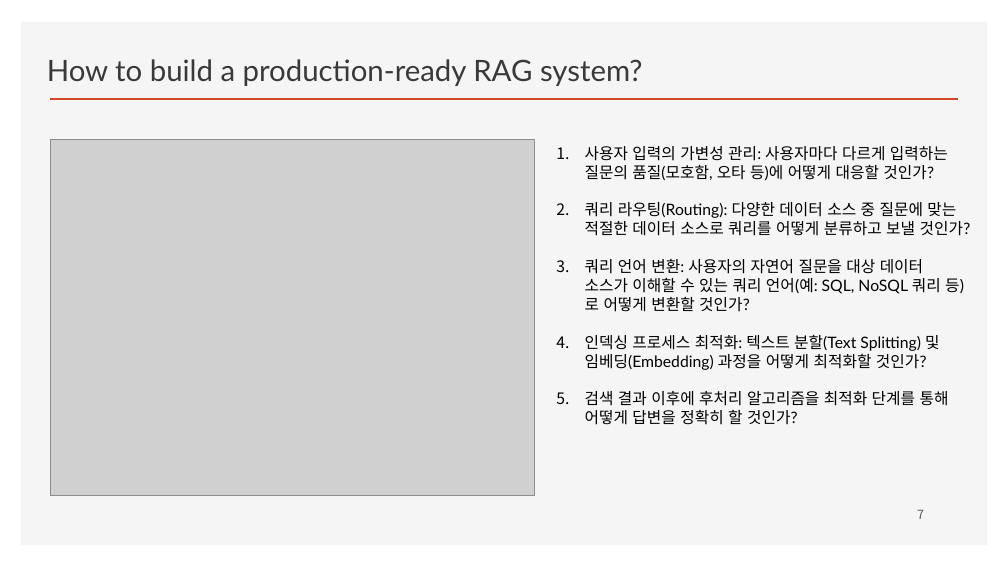
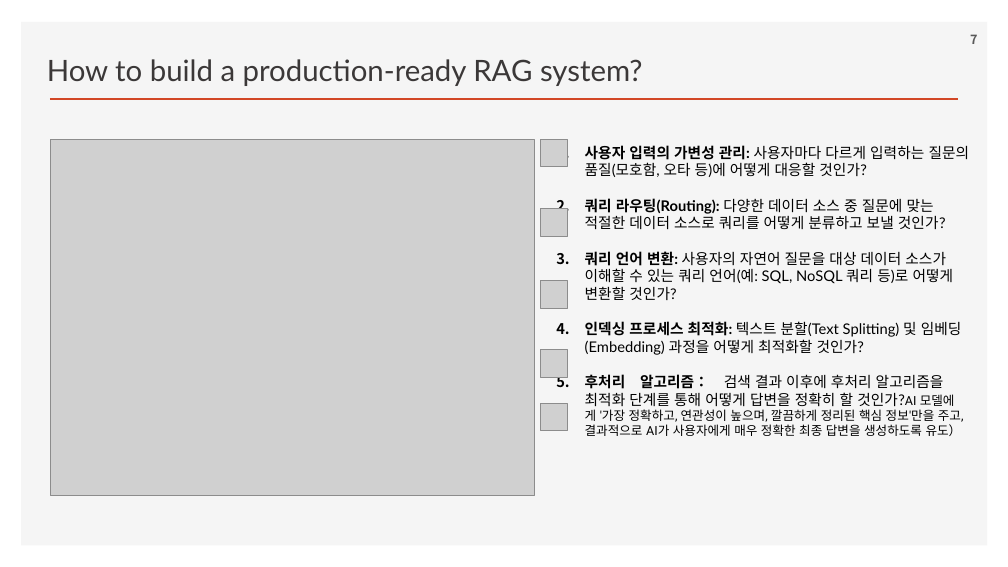
Before and after one commit to ancestor9/2026_Fall_Learning-Langchain-AI-Agent, a slide deck: slide 7 of ppts/CHAPTER 3 RAG Part II_Chatting with Your Data.pptx. Drawn at 1008x567 pixels with LibreOffice and Linux fonts; fonts in the diff are those of the drawing; grey boxes stand for pictures; background and template pictures are left out. Boxes give left, top, right and bottom in pixels: in the first picture for what was removed or moved away, otherwise in the second. Text is boxed around its words. In the diff, an @@ line names an element or a change of style, - is before the commit and + after.

```diff
--- a/ppts/CHAPTER 3 RAG Part II_Chatting with Your Data.pptx
+++ b/ppts/CHAPTER 3 RAG Part II_Chatting with Your Data.pptx
@@ page number: place and size @@
-page number at (917, 510, 924, 519)
+page number at (970, 34, 977, 44)
@@ page number at (970, 34, 977, 44): bold on @@
@@ picture added at (541, 139, 568, 166) @@
@@ text at (585, 145, 970, 355): size 15 to 14 pt in "사용자 입력의 가변성 관리: 사용자마다 다르게 입력하는 ...", "쿼리 라우팅(Routing): 다양한 데이터 소스 중 질문에 ...", "쿼리 언어 변환: 사용자의 자연어 질문을 대상 ...", "인덱싱 프로세스 최적화: 텍스트 분할(Text Splitting) 및 ..."; bold on in "사용자 입력의 가변성 관리:", "쿼리 라우팅(Routing):", "쿼리 언어 변환:", "인덱싱 프로세스 최적화:" @@
@@ picture added at (541, 209, 568, 236) @@
@@ picture added at (541, 281, 568, 308) @@
@@ picture added at (541, 350, 568, 377) @@
@@ text at (585, 374, 964, 436): text changed; size 15 to 12 pt; font Lato to Roboto @@
-5. 검색 결과 이후에 후처리 알고리즘을 최적화 단계를 통해 어떻게 답변을 정확히 할 것인가?
+5. 후처리 알고리즘： 검색 결과 이후에 후처리 알고리즘을 최적화 단계를 통해 어떻게 답변을 정확히 할 것인가?AI 모델에게 '가장 정확하고, 연관성이 높으며, 깔끔하게 정리된 핵심 정보'만을 주고, 결과적으로 AI가 사용자에게 매우 정확한 최종 답변을 생성하도록 유도）
@@ picture added at (541, 404, 568, 431) @@
```
Also in this commit, not shown: 18 other slides changed.
